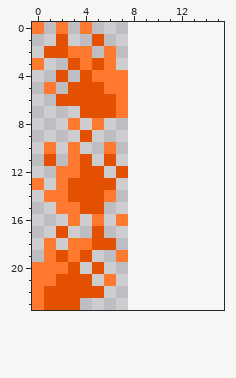
File history of a pixel-art sprite, ProjectMicroRes2020/Assets/sprite-hotdog-king-projectile.png. The picture above was drawn from the file before the commit.
The file is 8x24 pixels. The old version is drawn lined up with the new one, on the new canvas.
New version:
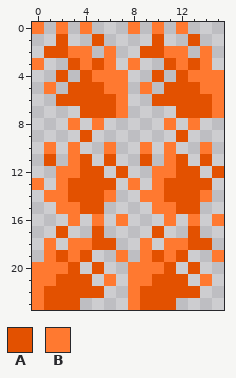
Palette (. is transparent): A #e35100  B #ff7930
Diff:
canvas 8x24 -> 16x24
y 0: x 8 . -> B; x 10 . -> B; x 12 . -> B
y 1: x 10 . -> A; x 13 . -> A
y 2: x 9..12 .... -> AABB; x 14 . -> B
y 3: x 8 . -> B; x 11..14 .... -> ABAB
y 4: x 10 . -> A; x 12..15 .... -> ABBB
y 5: x 9 . -> B; x 11..15 ..... -> AAABB
y 6: x 10..15 ...... -> AAAAAB
y 7: x 12..15 .... -> AAAB
y 8: x 11 . -> B; x 13 . -> B
y 9: x 12 . -> A
y 10: x 9 . -> B; x 11 . -> B; x 14 . -> B
y 11: x 9 . -> A; x 11..12 .. -> BA; x 14 . -> A
y 12: x 10..13 .... -> BBAA; x 15 . -> A
y 13: x 8 . -> B; x 10..14 ..... -> BAAAA
y 14: x 9..14 ...... -> BBAAAB
y 15: x 10..13 .... -> BBAA
y 16: x 11 . -> B; x 13 . -> B; x 15 . -> B
y 17: x 10 . -> A; x 13 . -> A
y 18: x 9 . -> B; x 11..14 .... -> BBAA
y 19: x 9..12 .... -> BABA; x 15 . -> B
y 20: x 8..11 .... -> BBBA; x 13 . -> A
y 21: x 8..12 ..... -> BBAAA; x 14 . -> B
y 22: x 8..13 ...... -> BAAAAA
y 23: x 8..11 .... -> BAAA
